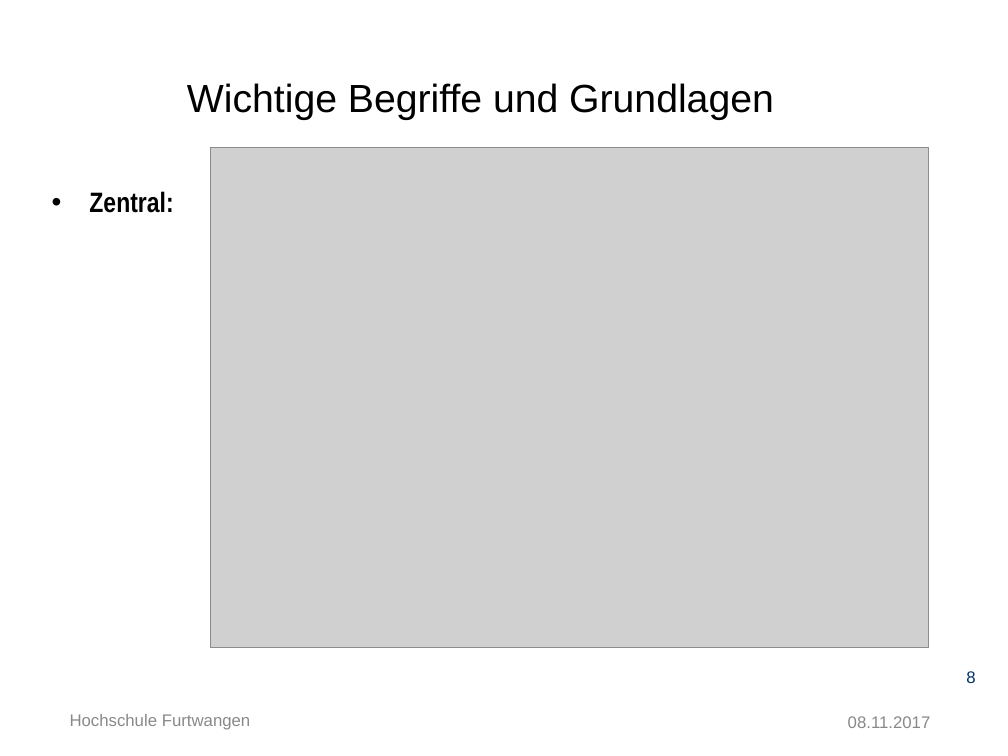
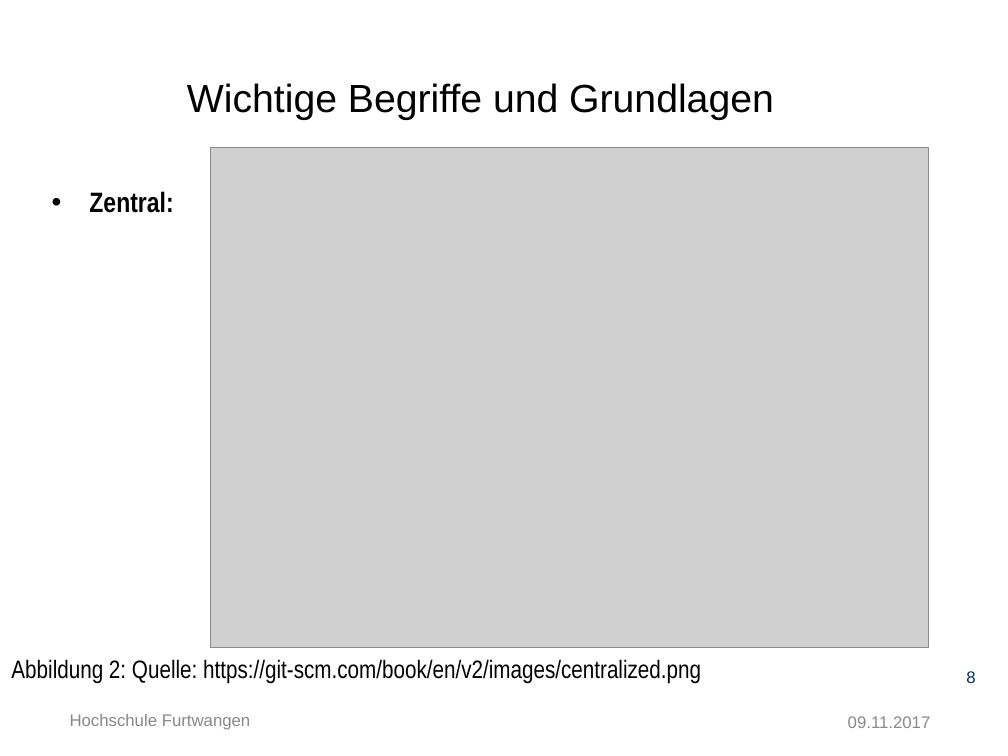
Before and after one commit to Ertugrul-Furtwangen/Erti, a slide deck: slide 8 of Thesis-Präsentation.pptx. Drawn at 1008x756 pixels with LibreOffice and Linux fonts; fonts in the diff are those of the drawing; grey boxes stand for pictures; background and template pictures are left out. Boxes give left, top, right and bottom in pixels: in the first picture for what was removed or moved away, otherwise in the second. Text is boxed around its words. In the diff, an @@ line names an element or a change of style, - is before the commit and + after.

```diff
--- a/Thesis-Präsentation.pptx
+++ b/Thesis-Präsentation.pptx
@@ text added at <box>11,659,701,684</box>, 18 pt, text #000000 @@
+Abbildung 2: Quelle: https://git-scm.com/book/en/v2/images/centralized.png
@@ text at <box>848,716,931,728</box>: text changed @@
-08.11.2017
+09.11.2017
```
Also in this commit, not shown: 39 other slides changed, 3 slides added, 2 slides removed.
